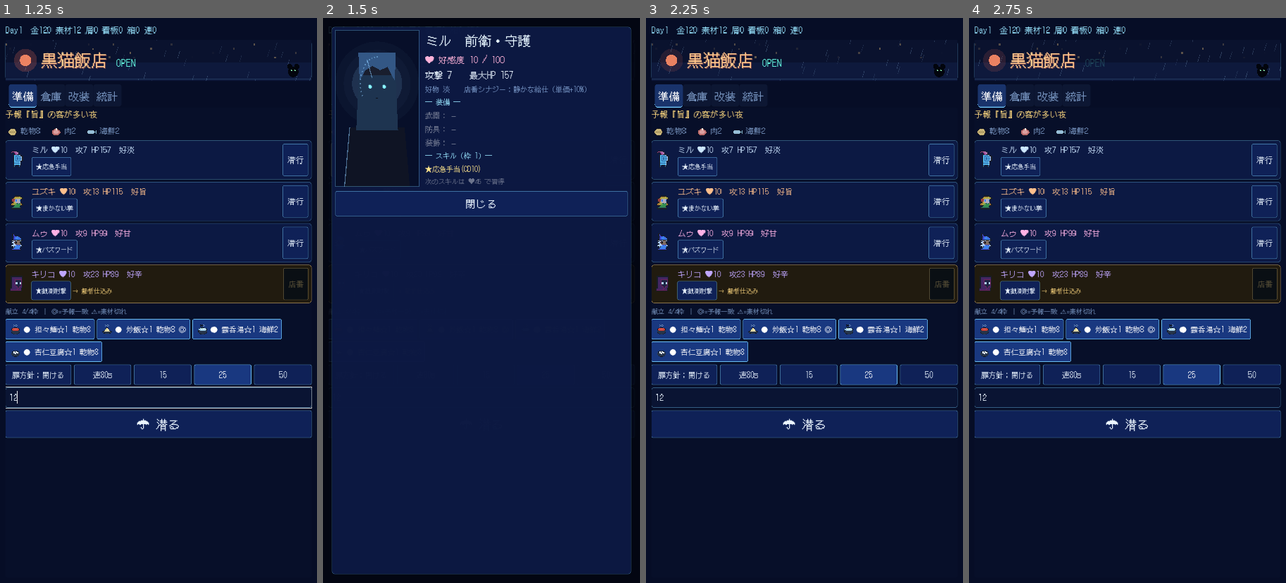
Above: before the commit, frames 1-4 (left to right).
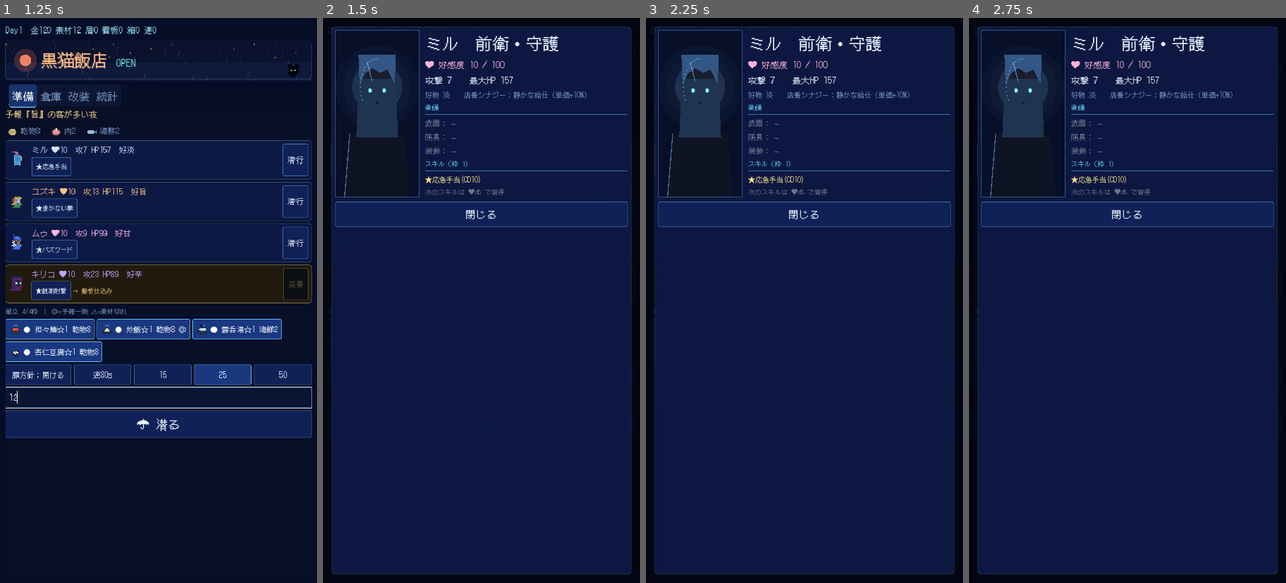
Above: after the commit, the same moments.

Repository: Conata/Pomodoro
Game: Godot game, scene res://main.tscn
Same seed, same stepped clock (60 frames per second), same inputs: the game is played once before the commit and once after it.
Inputs (mouse positions are in pixels of both pictures, inside the frame that each line leads up to):
- Up to frame 1 (1.25 s): click (158, 396) at 0.52 s; type "12" at 0.6 s
- Up to frame 2 (1.5 s): click (342, 159) at 1.27 s
- Up to frame 3 (2.25 s): click (665, 198) at 2.02 s
- Up to frame 4 (2.75 s): no input

Frame 1 is identical in both runs. In frame 2, 4.0% of the frame differs, in the area x 3-97%, y 2-37%; in frame 3, 27%, in the area x 1-99%, y 1-99%; in frame 4, 27%.

Commit message:
feat: Vignelli デザイン規律を導入しUIに適用
hyperagent-public-skills のデザイン系スキルを .claude/skills/ に導入:
- vignelli-canon-design-system / muller-brockmann-grid-systems
  （JSON書き出しを SKILL.md + scripts に変換）

Vignelli の規律を黒猫飯店UIに適用:
- 型スケールを5段に集約（散らばっていた14〜30をTYPE_SMALL/BODY/SUB/
  HEAD/DISPLAY に。見出し≒2×本文）
- 8pxベースの間隔スケール（SP_1..4）
- 識別色を明示（COL_ACCENT=シアン＝店のアイデンティティ／COL_WARM）
- 中央寄せ「― 〜 ―」をフラッシュレフトの小見出し＋2px罫（_section）に
  ＝Grandi Stazioni のサイン規律。闇市/週間グラフ/装備/スキル/閉店三行に適用

テスト70全パス、xvfbで朝/夜を確認

https://claude.ai/code/session_016Bm5d2aQMXMz4o4Q9JWW5n

Diff:
--- a/main.gd
+++ b/main.gd
@@ -12,6 +12,21 @@
 const COL_EDGE := Color(0.45, 0.8, 1.0)
 const COL_TEXT := Color(0.92, 0.96, 1.0)
 const COL_DIM := Color(0.65, 0.8, 1.0, 0.7)
+const COL_ACCENT := Color(0.4, 0.85, 1.0)    # 識別色（シアン）= この店のアイデンティティ
+const COL_WARM := Color(1.0, 0.78, 0.45)     # 店番・ネオン看板の暖色アクセント
+
+# Vignelli 規律：型は自己表現でなく組織化。サイズは少なく、見出し≒2×本文。
+# 散らばっていた 14〜30 を5段に集約（白と階層差で語る）。
+const TYPE_SMALL := 15   # 注記・キャプション
+const TYPE_BODY := 19    # 本文（基準）
+const TYPE_SUB := 24     # 小見出し
+const TYPE_HEAD := 38    # 見出し（≒2×本文）
+const TYPE_DISPLAY := 54 # タイマー等の数字
+# 8pxベースの間隔スケール（happenstance を排す）
+const SP_1 := 4
+const SP_2 := 8
+const SP_3 := 12
+const SP_4 := 16
 
 var sim: KuroSim
 var phase: int = Phase.MORNING
@@ -383,10 +398,10 @@
 	# タイマー帯（潜行中のみ表示）
 	timer_box = VBoxContainer.new()
 	timer_box.add_theme_constant_override("separation", 0)
-	timer_label = _label("--:--", 54)
+	timer_label = _label("--:--", TYPE_DISPLAY)
 	timer_label.horizontal_alignment = HORIZONTAL_ALIGNMENT_CENTER
 	timer_box.add_child(timer_label)
-	status_label = _label("", 19, COL_DIM)
+	status_label = _label("", TYPE_BODY, COL_DIM)
 	status_label.horizontal_alignment = HORIZONTAL_ALIGNMENT_CENTER
 	timer_box.add_child(status_label)
 	main_box.add_child(timer_box)
@@ -447,7 +462,7 @@
 	info.size_flags_horizontal = Control.SIZE_EXPAND_FILL
 	info.size_flags_vertical = Control.SIZE_EXPAND_FILL
 	info.add_theme_constant_override("separation", 6)
-	status_name = _label("", 30, Color(0.9, 0.96, 1.0))
+	status_name = _label("", TYPE_HEAD, Color(0.9, 0.96, 1.0))
 	info.add_child(status_name)
 	status_body = VBoxContainer.new()
 	status_body.add_theme_constant_override("separation", 5)
@@ -470,7 +485,7 @@
 	status_body.add_child(_label("♥ 好感度 %d / 100" % sim.aff(id), 20, Color(1.0, 0.7, 0.85)))
 	status_body.add_child(_label("攻撃 %d　　最大HP %d" % [int(sim.girl_atk(id)), int(sim.girl_maxhp(id))], 20))
 	status_body.add_child(_label("好物 %s　　店番シナジー：%s（%s）" % [g["fav"], g["synergy"], g["synergy_desc"]], 16, COL_DIM))
-	status_body.add_child(_label("― 装備 ―", 16, Color(0.6, 0.9, 1.0)))
+	status_body.add_child(_section("装備"))
 	for slot in ["weapon", "armor", "trinket"]:
 		var it: Dictionary = s["girls"][id]["equip"][slot]
 		var slot_name: String = SimItems.SLOTS[slot]["name"]
@@ -479,7 +494,7 @@
 		else:
 			status_body.add_child(_label("%s： %s %s" % [slot_name, SimItems.display_name(it), SimItems.affix_text(it)],
 					17, SimItems.GRADES[int(it["grade"])]["color"]))
-	status_body.add_child(_label("― スキル（枠 %d）―" % sim.skill_slots(), 16, Color(0.6, 0.9, 1.0)))
+	status_body.add_child(_section("スキル（枠 %d）" % sim.skill_slots()))
 	var skill_flow := HFlowContainer.new()
 	skill_flow.add_theme_constant_override("h_separation", 5)
 	skill_flow.add_theme_constant_override("v_separation", 5)
@@ -735,12 +750,12 @@
 	card.size_flags_horizontal = Control.SIZE_EXPAND_FILL
 	var box := VBoxContainer.new()
 	box.size_flags_horizontal = Control.SIZE_EXPAND_FILL
-	box.add_theme_constant_override("separation", 14)
-	box.add_child(_label("― 閉店三行 ―", 28, Color(0.6, 0.95, 1.0)))
-	close_text = _label("", 22)
+	box.add_theme_constant_override("separation", SP_3)
+	box.add_child(_section("閉店三行"))
+	close_text = _label("", TYPE_BODY)
 	close_text.size_flags_horizontal = Control.SIZE_EXPAND_FILL
 	box.add_child(close_text)
-	var done := _button("閉店作業へ", _on_close_done, 26)
+	var done := _button("閉店作業へ", _on_close_done, TYPE_SUB)
 	done.custom_minimum_size = Vector2(0, 54)
 	box.add_child(done)
 	card.add_child(box)
@@ -777,7 +792,22 @@
 	return l
 
 
-func _button(text: String, cb: Callable, font_size := 24) -> Button:
+## Vignelli の「ルーラー」：フラッシュレフトの小見出し＋直下に 2px の罫。
+## 中央寄せの「― 〜 ―」を置き換え、型を吊るす規律にする。
+func _section(text: String) -> VBoxContainer:
+	var box := VBoxContainer.new()
+	box.add_theme_constant_override("separation", SP_1)
+	var lbl := _label(text, TYPE_SMALL, COL_ACCENT)
+	lbl.autowrap_mode = TextServer.AUTOWRAP_OFF
+	box.add_child(lbl)
+	var rule := ColorRect.new()
+	rule.color = Color(COL_ACCENT.r, COL_ACCENT.g, COL_ACCENT.b, 0.5)
+	rule.custom_minimum_size = Vector2(0, 2)
+	box.add_child(rule)
+	return box
+
+
+func _button(text: String, cb: Callable, font_size := TYPE_SUB) -> Button:
 	var b := Button.new()
 	b.text = text
 	b.add_theme_font_size_override("font_size", font_size)
@@ -990,7 +1020,7 @@
 				_on_talk_start.bind(String(talk["girl"]), int(talk["tier"])), 24)
 		tb.modulate = Color(1.0, 0.85, 0.95)
 		night_box.add_child(tb)
-	night_box.add_child(_label("― 闇市 ―", 18, COL_DIM))
+	night_box.add_child(_section("闇市"))
 	for i in KuroData.MARKET.size():
 		var item: Dictionary = KuroData.MARKET[i]
 		var row := HBoxContainer.new()
@@ -1112,7 +1142,7 @@
 	stats_box.add_child(_label("デイリー: 今日 %d/3 完走（ポモドーロのみ）" % runs_today, 18))
 	if runs_today >= 3 and not s["daily"]["claimed"]:
 		stats_box.add_child(_button("デイリー報酬（+500G）", _on_claim_daily, 22))
-	stats_box.add_child(_label("― 週間集中グラフ ―", 16, COL_DIM))
+	stats_box.add_child(_section("週間集中グラフ"))
 	var now := Time.get_unix_time_from_system()
 	for i in range(6, -1, -1):
 		var date := Time.get_datetime_string_from_unix_time(int(now) - i * 86400).substr(0, 10)
Not shown, added: .claude/skills/muller-brockmann-grid-systems/SKILL.md
Not shown, added: .claude/skills/muller-brockmann-grid-systems/scripts.md
Not shown, added: .claude/skills/vignelli-canon-design-system/SKILL.md
Not shown, added: .claude/skills/vignelli-canon-design-system/scripts.md
